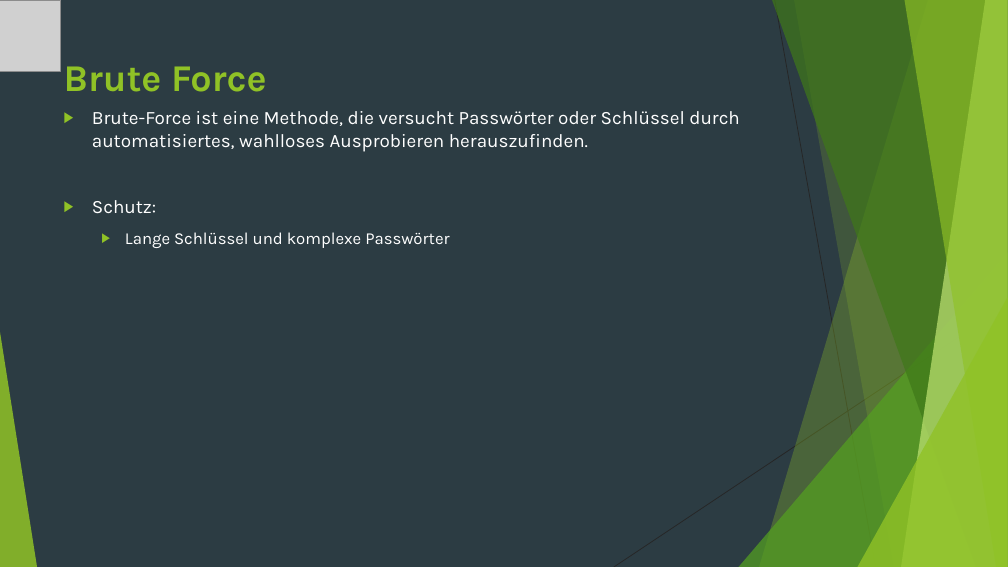
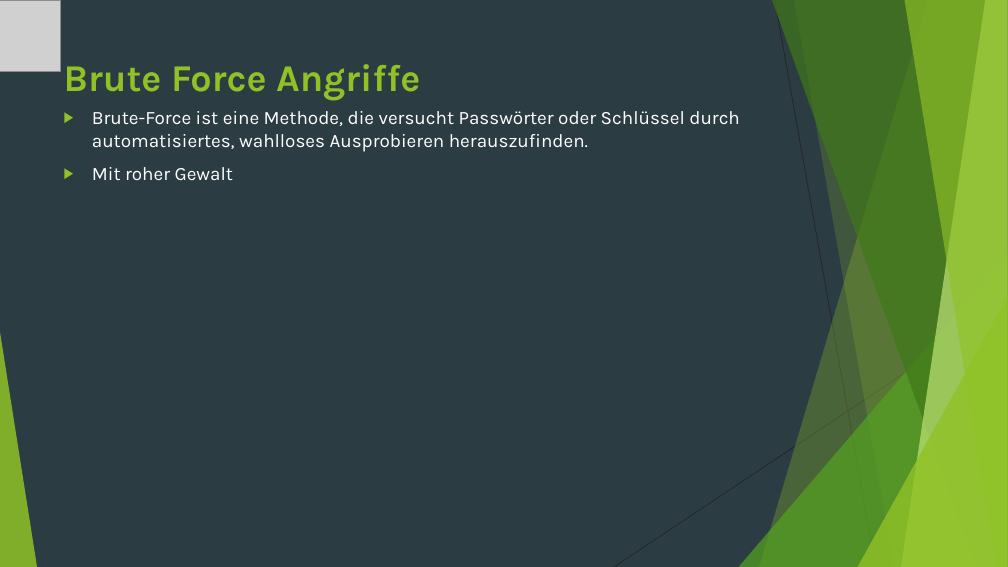
Before and after one commit to StefanSchuck/JohnTheRipperVortrag, a slide deck: slide 9 of Vortrag.pptx (slide 8 before the commit). Drawn at 1008x567 pixels with LibreOffice and Linux fonts; fonts in the diff are those of the drawing; grey boxes stand for pictures. Boxes give left, top, right and bottom in pixels: in the first picture for what was removed or moved away, otherwise in the second. Text is boxed around its words. In the diff, an @@ line names an element or a change of style, - is before the commit and + after.

```diff
--- a/Vortrag.pptx
+++ b/Vortrag.pptx
@@ title at (64, 64, 420, 101): text changed @@
-Brute Force
+Brute Force Angriffe
@@ text at (92, 167, 233, 181): text changed; size 16 to 18 pt @@
-▶ Schutz:
-  ▶ Lange Schlüssel und komplexe Passwörter
+▶ Mit roher Gewalt
```
Also in this commit, not shown: 1 other slide changed, 3 slides added, 4 other files.
